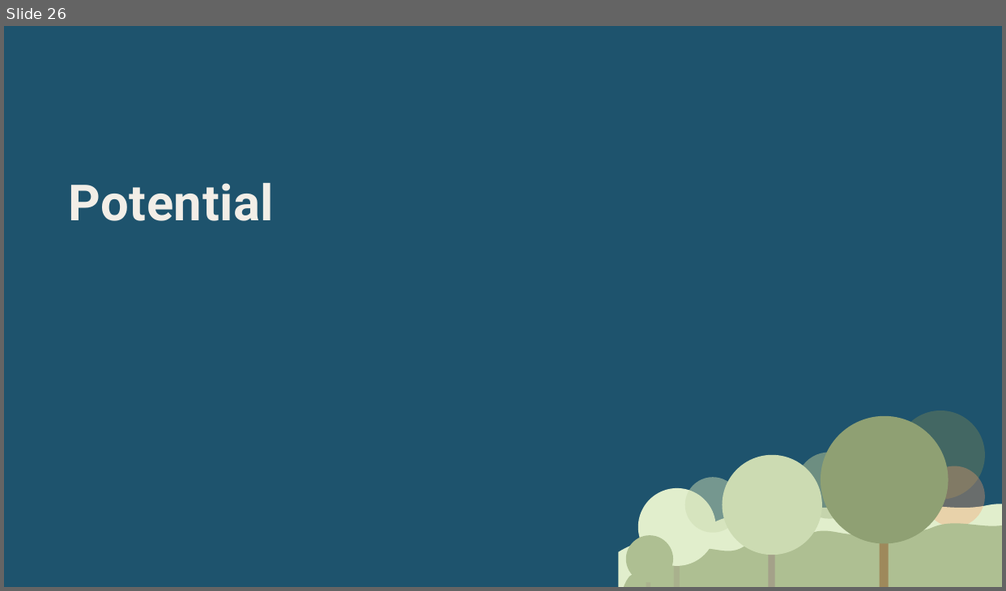
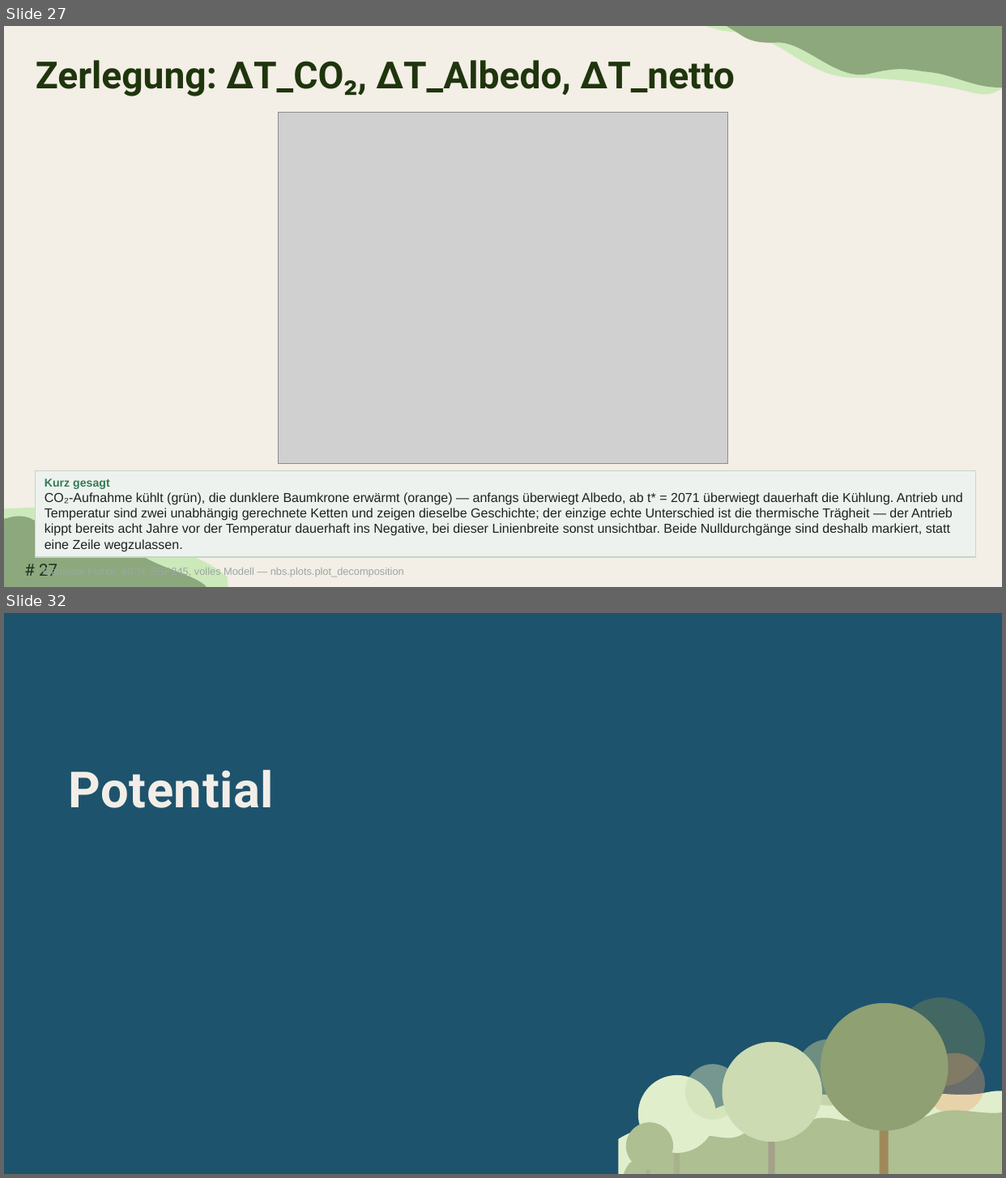
Before and after one commit to TimoDiepers/woodway, a slide deck: docs/slides/dissvortrag.pptx. Shown one above the other, each under a label of ours: slide 26 before the commit, slides 27 and 32 after it; the slides between them are not shown. The pictures are 1006x591 and 1006x1178 pixels, drawn with LibreOffice and Linux fonts; fonts in the diff are those of the drawing; grey boxes stand for pictures. Boxes give left, top, right and bottom in pixels: in the first picture for what was removed or moved away, otherwise in the second. Text is boxed around its words. In the diff, an @@ line names an element or a change of style, - is before the commit and + after.

Commit message:
feat: replace results placeholder with E1-E7 (Plan 3, Task 3)
Adds seven result slides (Aufbau, Eingangsgrößen, Zerlegung, Störungsfächer,
Fünf Arten, Horizontfeld, Leiter) in place of the old "Ergebnisse"
placeholder (moved into the backup section, not deleted). 67 -> 74 slides.

E3 (the core decomposition slide) keeps both panels (forcing and
temperature) rather than collapsing to one: the two independently computed
chains landing on the same story is itself a consistency check worth
showing, and dropping the forcing panel would lose that. Instead of leaving
the ~4-year lag invisible at line width, plot_decomposition now marks both
zero-crossings (t*_phi, t*_dT) explicitly and annotates the measured lag
directly in the figure title. For the boreal Picea abies case shown, the
measured lag is 8 years (t*_phi=2063, t*_dT=2071), not the ~4 years quoted
informally in the findings doc -- the figure reports what the current code
actually computes.

E7 is the sensitivity ladder the defence explicitly asked for
(nbs.variants.run_ladder + summarise_variants), rendered as a new waterfall
figure (docs/slides/figures/e7_leiter_wasserfall.png). Values match the
findings document exactly: t* 2025 -> 2048 -> 2048 -> 2049 -> 2071,
Albedo costs 23 years to break-even, the rising background CO2
concentration costs another 22 -- an effect the afforestation literature
rarely carries, because it usually assumes fixed radiative efficiency.

Fast suite: 278 passed / 2 skipped / 76 deselected (unchanged).

```diff
--- a/docs/slides/dissvortrag.pptx
+++ b/docs/slides/dissvortrag.pptx
@@ slide 27 added at [4,26,1002,587], background #F3EEE6 @@
@@ freeform shape added at [705,26,1002,135], fill #CCE9BA @@
@@ freeform shape added at [725,26,1002,130], fill #8DA87C @@
@@ title added at [36,60,734,96], 36 pt, text #1F350D, bold @@
+Zerlegung: ΔT_CO₂, ΔT_Albedo, ΔT_netto
@@ picture added at [278,112,728,464] @@
@@ rectangle added at [36,472,976,557], fill #EEF2EF, outline #C5D5CA 1 pt, 12.5 pt, text #1A2320 @@
+Kurz gesagt
+CO₂-Aufnahme kühlt (grün), die dunklere Baumkrone erwärmt (orange) — anfangs überwiegt Albedo, ab t* = 2071 überwiegt dauerhaft die Kühlung. Antrieb und Temperatur sind zwei unabhängig gerechnete Ketten und zeigen dieselbe Geschichte; der einzige echte Unterschied ist die thermische Trägheit — der Antrieb kippt bereits acht Jahre vor der Temperatur dauerhaft ins Negative, bei dieser Linienbreite sonst unsichtbar. Beide Nulldurchgänge sind deshalb markiert, statt eine Zeile wegzulassen.
@@ freeform shape added at [4,500,228,587], fill #CCE9BA @@
@@ freeform shape added at [4,510,206,587], fill #8DA87C, outline #87A892 0.63 pt @@
@@ page number added at [39,564,57,576], 16 pt, text #173523 @@
+# 27
@@ text added at [43,567,404,578], 10 pt, text #9AA8A1 @@
+Gemeine Fichte, 60°N, SSP245, volles Modell — nbs.plots.plot_decomposition
@@ what was slide 26 is now slide 32 @@
```
Also in this commit, not shown: 6 other slides added, 4 other files.
